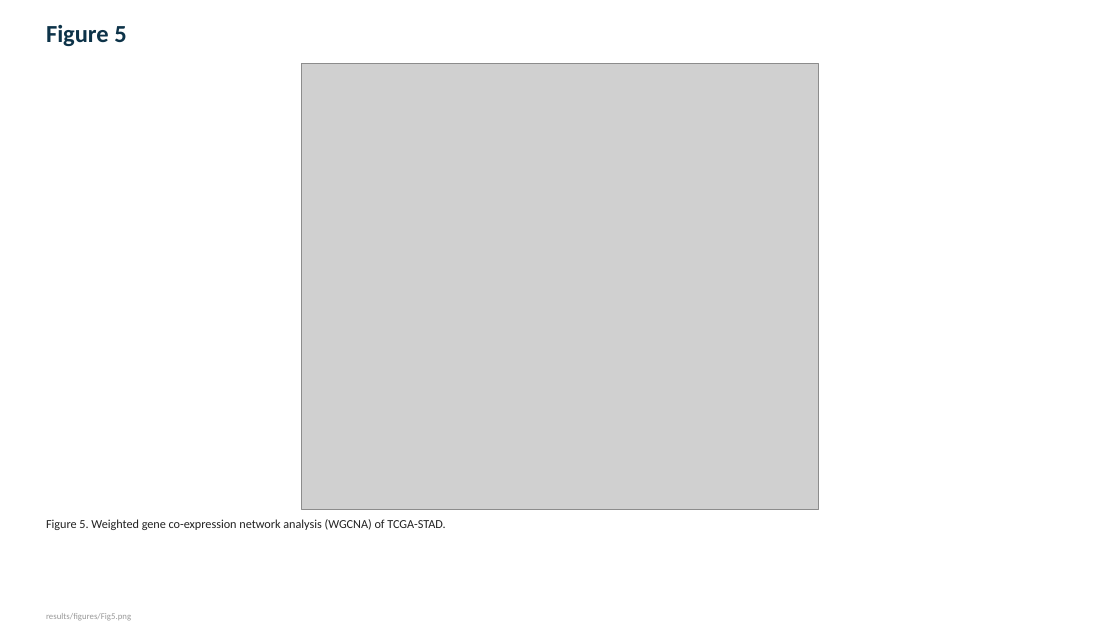
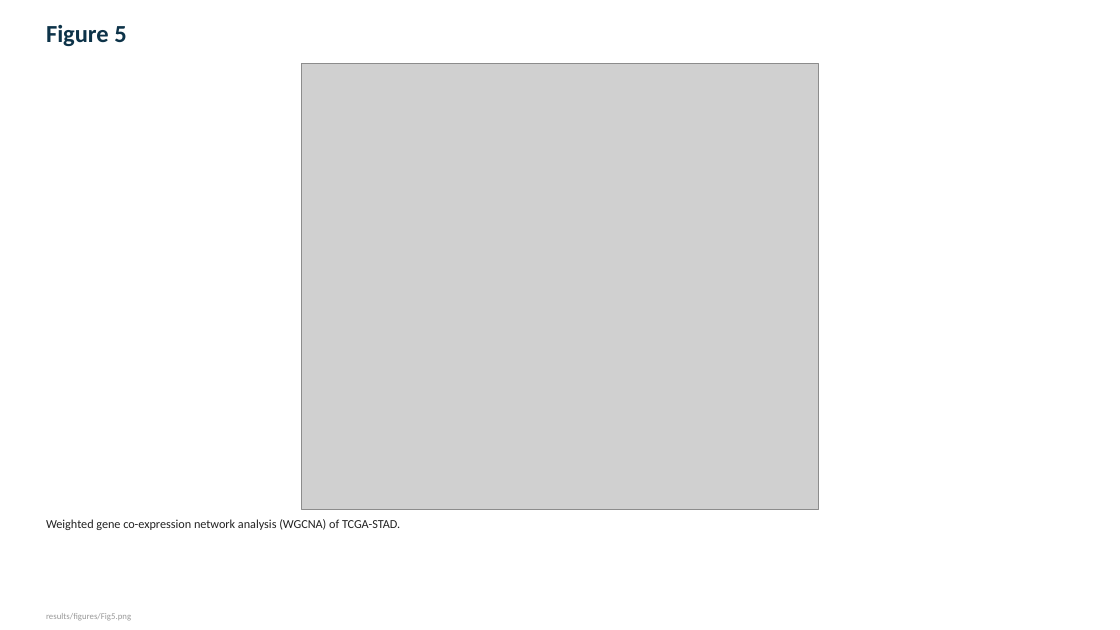
Before and after one commit to sreyacv1/GASTRIC-CANCER, a slide deck: slide 6 of FIGURES.pptx. Drawn at 1120x630 pixels with LibreOffice and Linux fonts; fonts in the diff are those of the drawing; grey boxes stand for pictures. Boxes give left, top, right and bottom in pixels: in the first picture for what was removed or moved away, otherwise in the second. Text is boxed around its words. In the diff, an @@ line names an element or a change of style, - is before the commit and + after.

Commit message:
Sequential figure numbering without letter suffixes; correct S8 caption to CD8 correlation

```diff
--- a/FIGURES.pptx
+++ b/FIGURES.pptx
@@ text at (46, 519, 400, 530): text changed @@
-Figure 5. Weighted gene co-expression network analysis (WGCNA) of TCGA-STAD.
+Weighted gene co-expression network analysis (WGCNA) of TCGA-STAD.
```
Also in this commit, not shown: 28 other slides changed, 1 slide removed, 2 other files.
